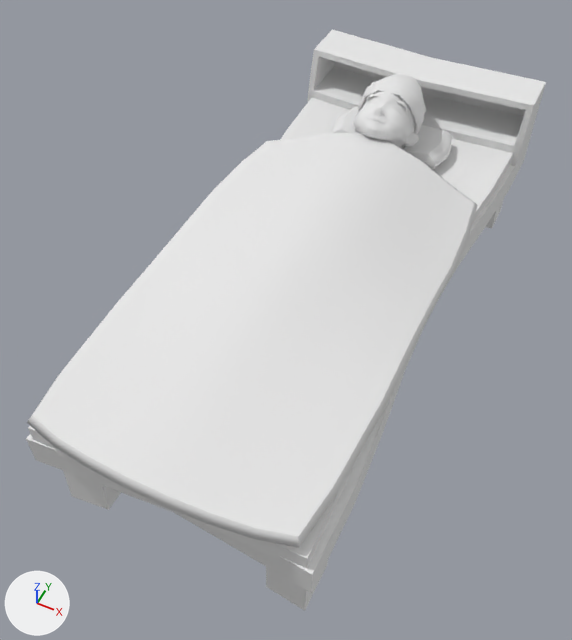
An edit to the OBJ model dollsPanic/Assets/Datas/3D/オブジェクト/bed.obj, drawn before and after from the same camera.
Both versions are drawn from a camera (50 mm lens) standing at (12.6, -29.0, 36.6) and looking at (-0.6, -2.6, 3.6). Every picture has the same lights, and +X, +Y and +Z are marked at lower left. Where no turn or scale is listed for an object, it has been applied to the vertices.

The first picture shows 'bed'.
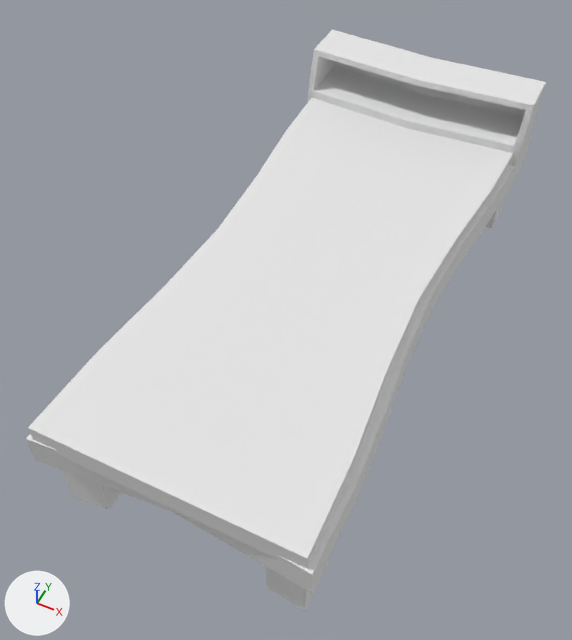
The newer file is also turned or shifted as a whole; pictures and numbers use the older file's frame.

What differs and where, as boxes (x1, y1, x2, y2) in the pictures (572 x 640 px):
part 1 of me_bed, deleted: before (27, 74, 478, 548)

The change, as a diff of the scene's bpy script:
```diff
--- a/dollsPanic/Assets/Datas/3D/オブジェクト/bed.obj.py
+++ b/dollsPanic/Assets/Datas/3D/オブジェクト/bed.obj.py
@@ me_bed @@
 # used by ob_bed; location = (0.0, 0.0, 0.0)
-me_bed.from_pydata(...)  # 1551 vertices, 1552 faces; spans x -7.4..7.4, y -16.9..17.4, z -0.2..11.6
+me_bed.from_pydata(...)  # 138 vertices, 134 faces; spans x -7.2..7.4, y -16.3..17.4, z -0.2..9.7
+# me_bed part 1: 6 loose pieces with 1413 vertices, spanning x -7.4..7.2, y -16.9..15.0, z 5.9..11.6, are deleted
+# me_bed part 2: the surface is now shaded flat
 me_bed.materials.append(mat_otoko1_blue_blue_bodysg3)
```
